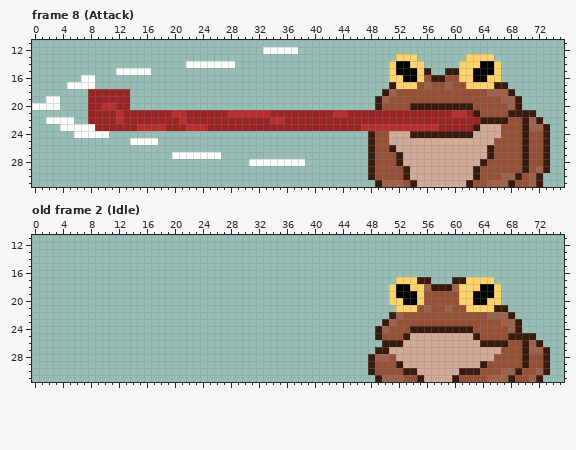
Edited in one commit: pixel-art file (Assets/NewAsset/Enemy/Frog5.aseprite). Above is the file before it was changed.
80x32 pixels, 13 frames. Shown: frame 8 (Attack): x 0..75, y 11..31; old frame 2 (Idle): x 0..75, y 11..31. The commit also changed other frames, which this record leaves out.
New version:
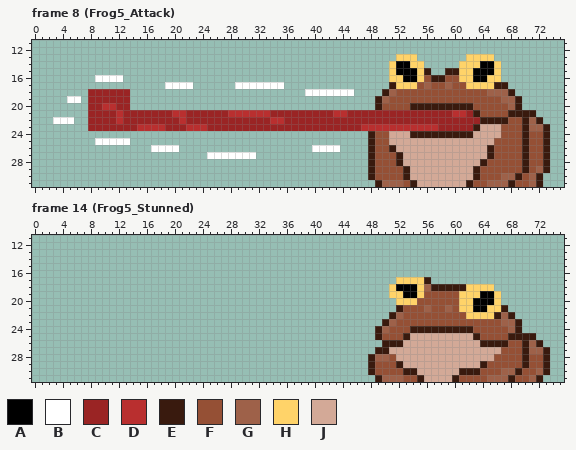
Palette (. is transparent): A #000000  B #ffffff  C #9a2424  D #b92f2f  E #391a0e  F #955035  G #9e6149  H #ffd369  J #d3a997
A new or re-ordered frame is compared with the old frame closest to it.
The exact change:
frames 13 -> 14
layer "Fx" removed
--- frame 8 (Frog5_Attack)
@@ x 0..47 @@
 11 ................................................
-12 .................................BBBBB..........
+12 ................................................
 13 ................................................
-14 ......................BBBBBBB...................
-15 ............BBBBB...............................
-16 .......BB.......................................
-17 .....BBBB.......................................
-18 ........CCCCCC..................................
-19 ..BB....CCCCCC..................................
-20 BBBB....CCDDCC..................................
+14 ................................................
+15 ................................................
+16 .........BBBB...................................
+17 ...................BBBB......BBBBBBB............
+18 ........CCCCCC.........................BBBBBBB..
+19 .....BB.CCCCCC..................................
+20 ........CCDDCC..................................
 21 ........CCCCDCCCCCCCDDCCCCCCDDDDDDCCCCCCCCCDDCCC
-22 ..BBBB..CCCCDCCCCCCCCDCCCCCCCCCCCCDDCCCCCCCCCCCC
-23 ....BBBBBCCCCCCDDDDCCCDDDCCCCCCCCCCCCCCCCCCCCCCD
-24 ......BBBBB.....................................
-25 ..............BBBB..............................
-26 ................................................
-27 ....................BBBBBBB.....................
-28 ...............................BBBBBBBB.........
+22 ...BBB..CCCCDCCCCCCCCDCCCCCCCCCCCCDDCCCCCCCCCCCC
+23 ........CCCCCCCDDDDCCCDDDCCCCCCCCCCCCCCCCCCCCCCD
+24 ................................................
+25 .........BBBBB..................................
+26 .................BBBB...................BBBB....
+27 .........................BBBBBBB................
+28 ................................................
 29 ................................................
--- frame 14 (Frog5_Stunned) is new; against old frame 2 (Idle), layer "Body"
@@ x 49..68 @@
 16 ....................
-17 ...HHHEE...EEHHHH...
-18 ..HAAHHGEEEGHHHAAH..
-19 ..HAAAHFFFFFHHAAAH..
-20 ..HHAAHFFFFFHHAAHH..
-21 ...HHHFGFFGFFHHHHEE.
-22 ..EGFFFFFFFFFFFFGGGE
+17 ...HHHHE............
+18 ..HAAAHGEEEEEHHHH...
+19 ..HHAAHFFFFFHHHAAH..
+20 ...HHHFFFFFFHHAAAH..
+21 ...EFFFGFFGFHHAAHHE.
+22 ..EGFFFFFFFFFHHHHEGE
 23 .EGFFFFFFFFFFFFFFFGG
